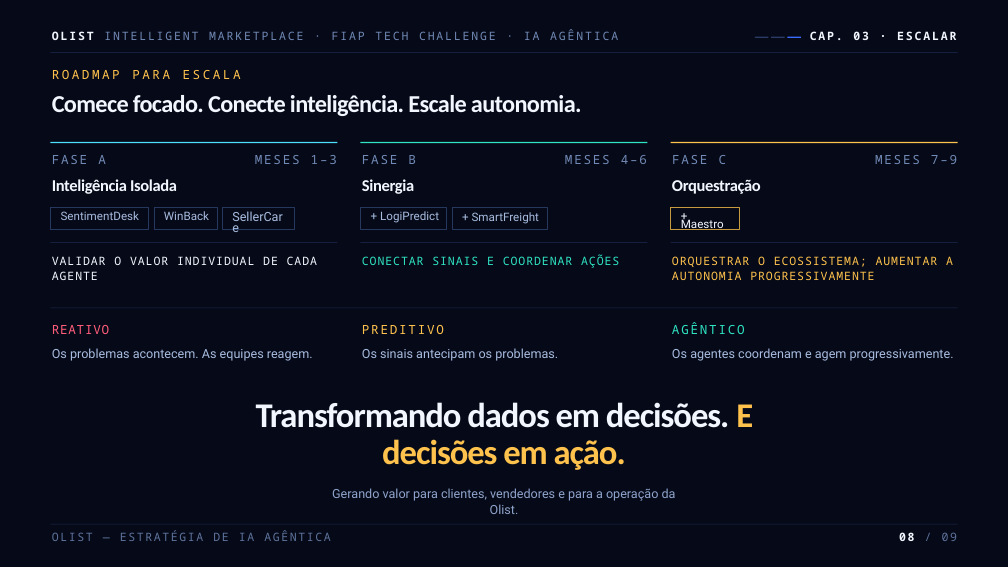
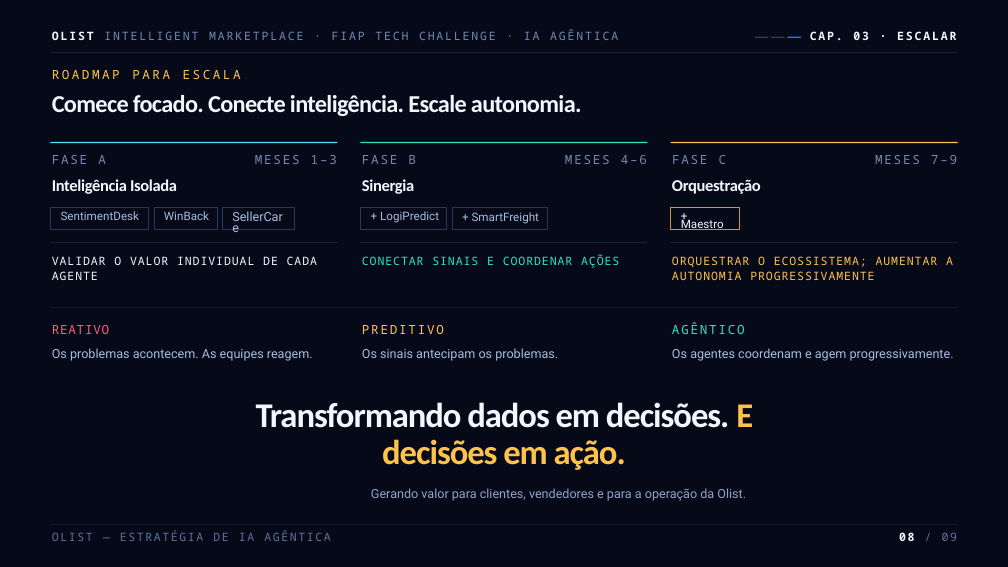
Before and after one commit to jorgelpiva/tech-challenge-fiap-agentes-ia, a slide deck: slide 8 of fase1_apresentacao/Olist_Resumo_Executivo_1.pptx. Drawn at 1008x567 pixels with LibreOffice and Linux fonts; fonts in the diff are those of the drawing; background and template pictures are left out. Boxes give left, top, right and bottom in pixels: in the first picture for what was removed or moved away, otherwise in the second. Text is boxed around its words. In the diff, an @@ line names an element or a change of style, - is before the commit and + after.

```diff
--- a/fase1_apresentacao/Olist_Resumo_Executivo_1.pptx
+++ b/fase1_apresentacao/Olist_Resumo_Executivo_1.pptx
@@ text "Gerando valor para clientes, vendedores ..." rewrapped from (x1=332, y1=488, x2=676, y2=514) to (x1=371, y1=488, x2=746, y2=501) @@
```
Also in this commit, not shown: 1 other slide changed.
